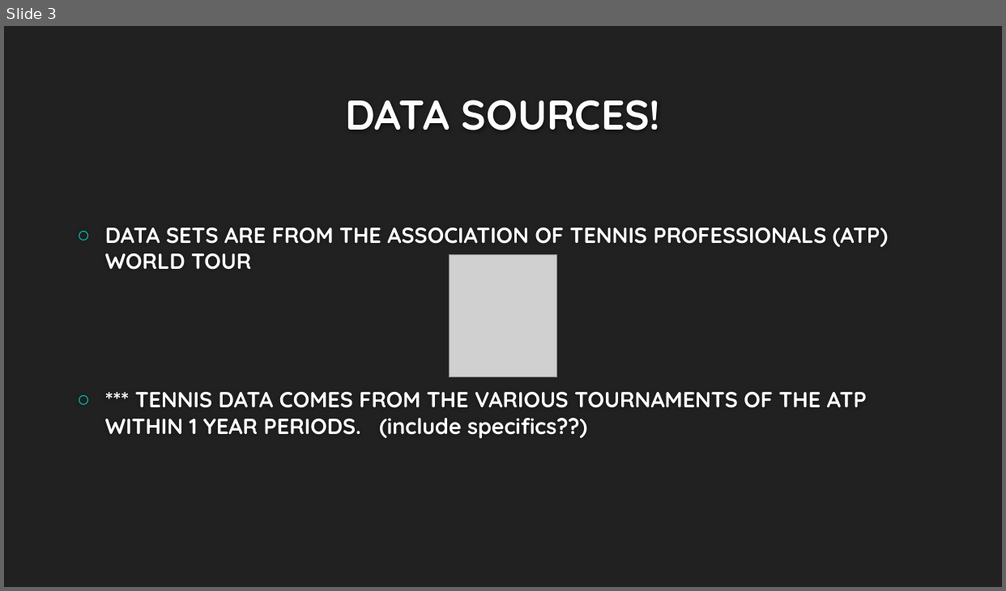
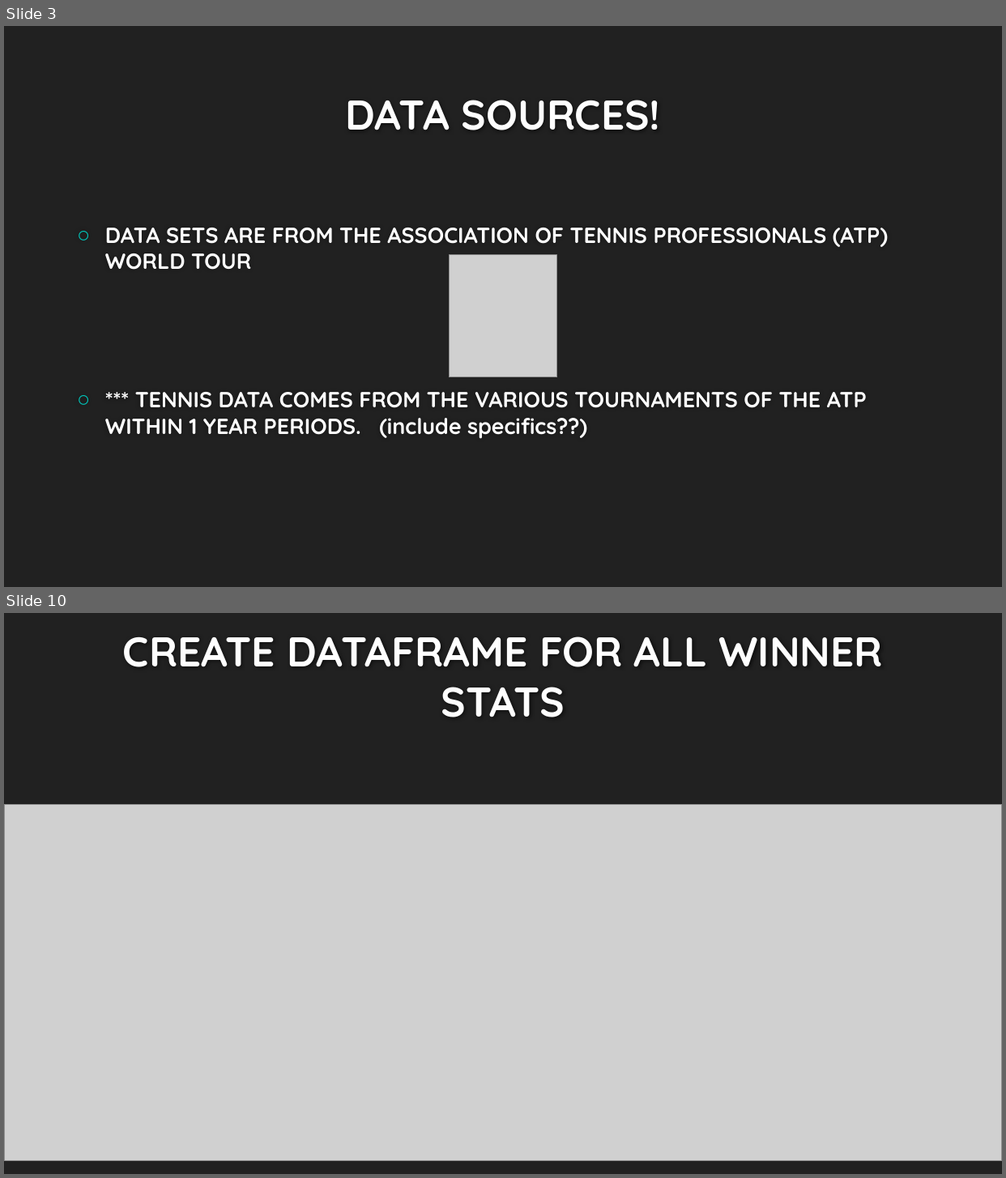
Before and after one commit to APK500/project-three, a slide deck: UNABLE LARKS! – PREDICTING TENNIS.pptx. Shown one above the other, each under a label of ours: slide 3 before the commit, slides 3 and 10 after it; the slides between them are not shown. The pictures are 1006x591 and 1006x1178 pixels, drawn with LibreOffice and Linux fonts; fonts in the diff are those of the drawing; grey boxes stand for pictures; background and template pictures are left out. Boxes give left, top, right and bottom in pixels: in the first picture for what was removed or moved away, otherwise in the second. Text is boxed around its words. In the diff, an @@ line names an element or a change of style, - is before the commit and + after.

```diff
--- a/UNABLE LARKS! – PREDICTING TENNIS.pptx
+++ b/UNABLE LARKS! – PREDICTING TENNIS.pptx
@@ slide 10 added at [4, 613, 1002, 1174], background #212121 @@
@@ title added at [123, 636, 883, 717], 40 pt, text #FEFEFE, bold @@
+CREATE DATAFRAME FOR ALL WINNER STATS
@@ picture added at [4, 805, 1002, 1161] @@
```
Also in this commit, not shown: 1 slide changed, 9 other slides added, 8 other files.
